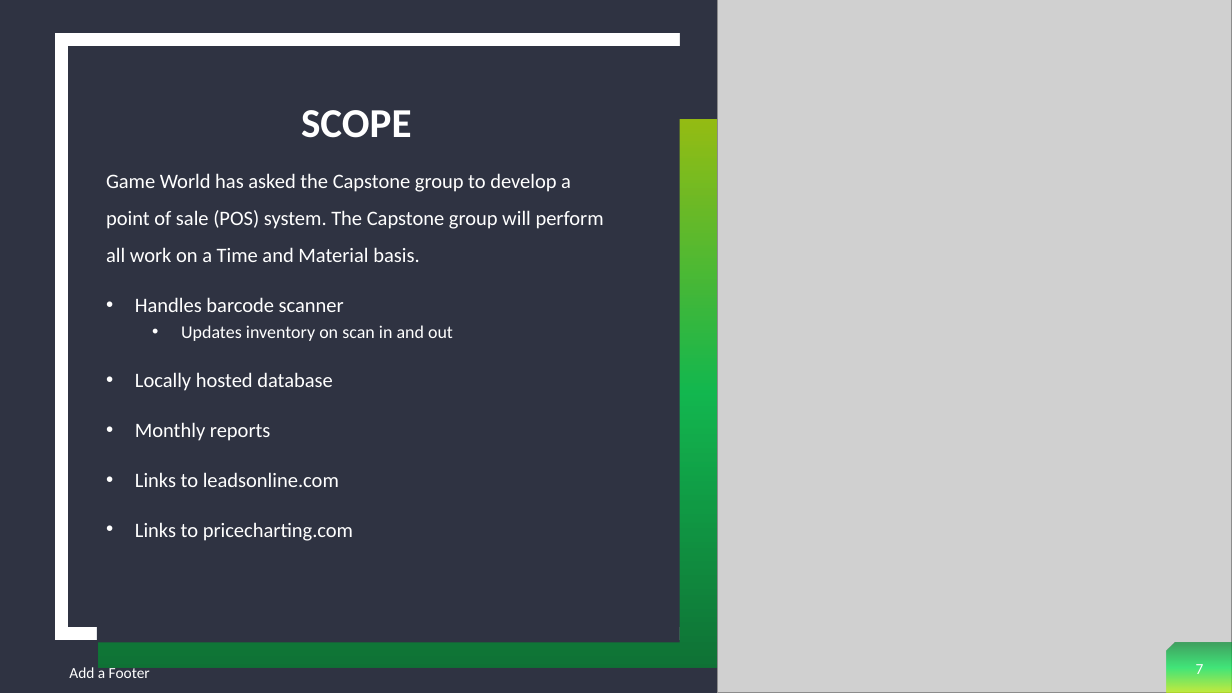
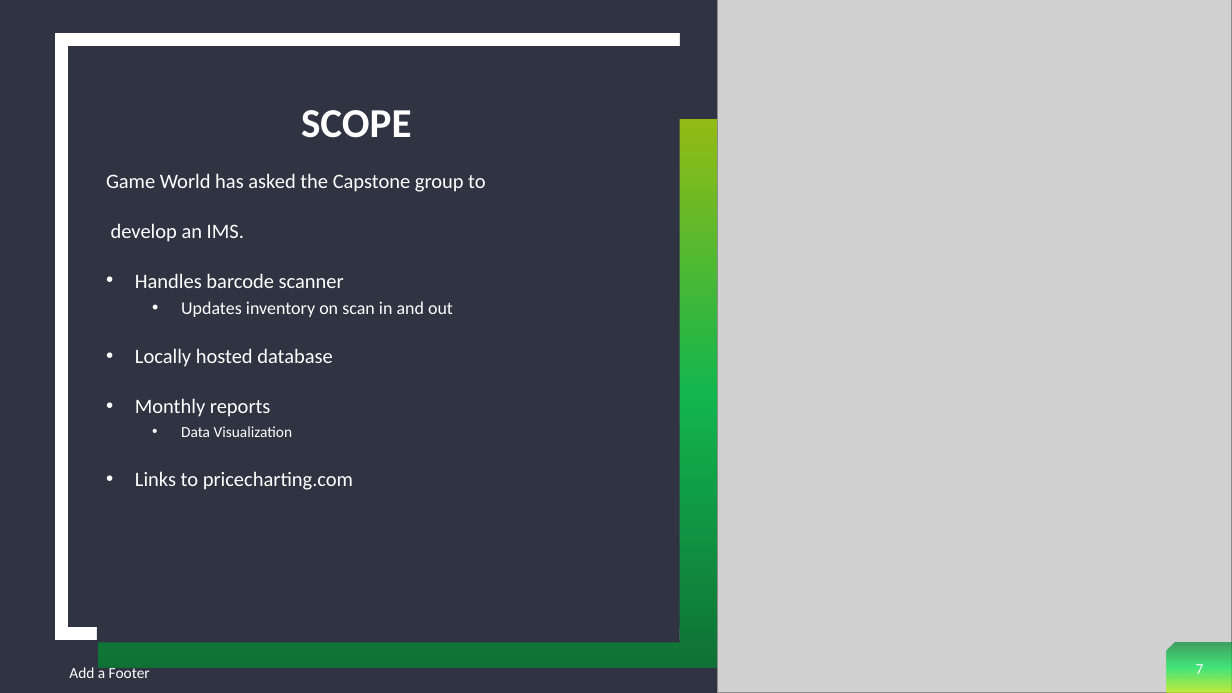
Before and after one commit to NickSchneider54/GameWorld, a slide deck: slide 7 of Game World.pptx. Drawn at 1232x693 pixels with LibreOffice and Linux fonts; fonts in the diff are those of the drawing; grey boxes stand for pictures. Boxes give left, top, right and bottom in pixels: in the first picture for what was removed or moved away, otherwise in the second. Text is boxed around its words. In the diff, an @@ line names an element or a change of style, - is before the commit and + after.

```diff
--- a/Game World.pptx
+++ b/Game World.pptx
@@ text at (106, 173, 485, 242): text changed @@
-Game World has asked the Capstone group to develop a point of sale (POS) system. The Capstone group will perform all work on a Time and Material basis.
+Game World has asked the Capstone group to
+develop an IMS.
@@ text at (181, 426, 293, 437): text changed; size 16 to 12 pt @@
-• Links to leadsonline.com
+  • Data Visualization
```
Also in this commit, not shown: 6 other slides changed.
